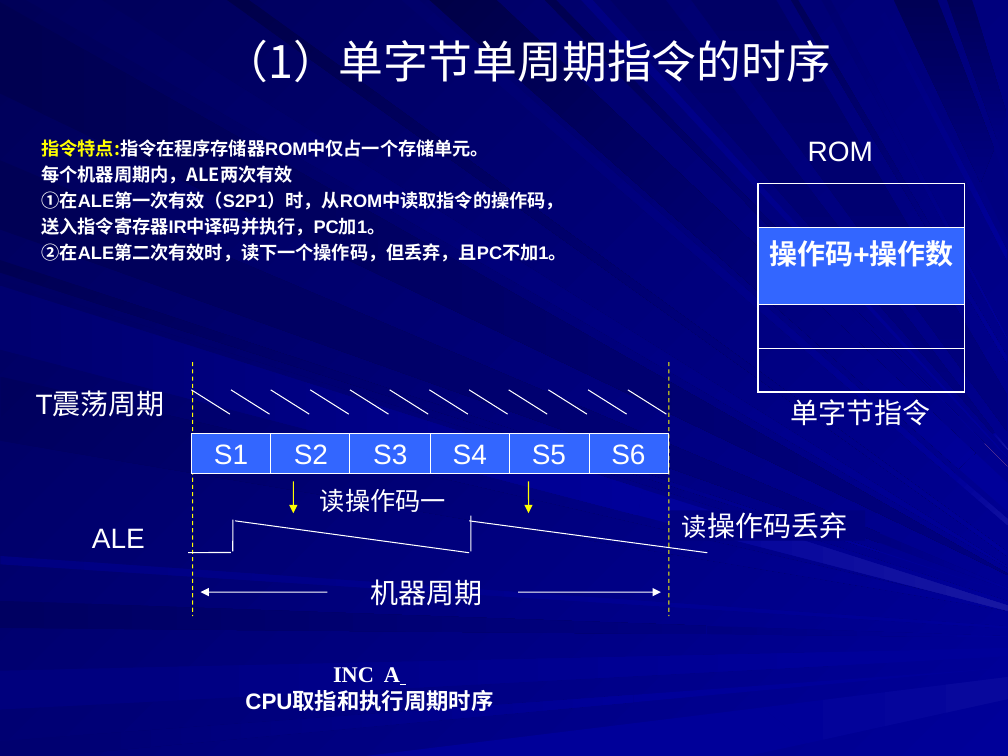
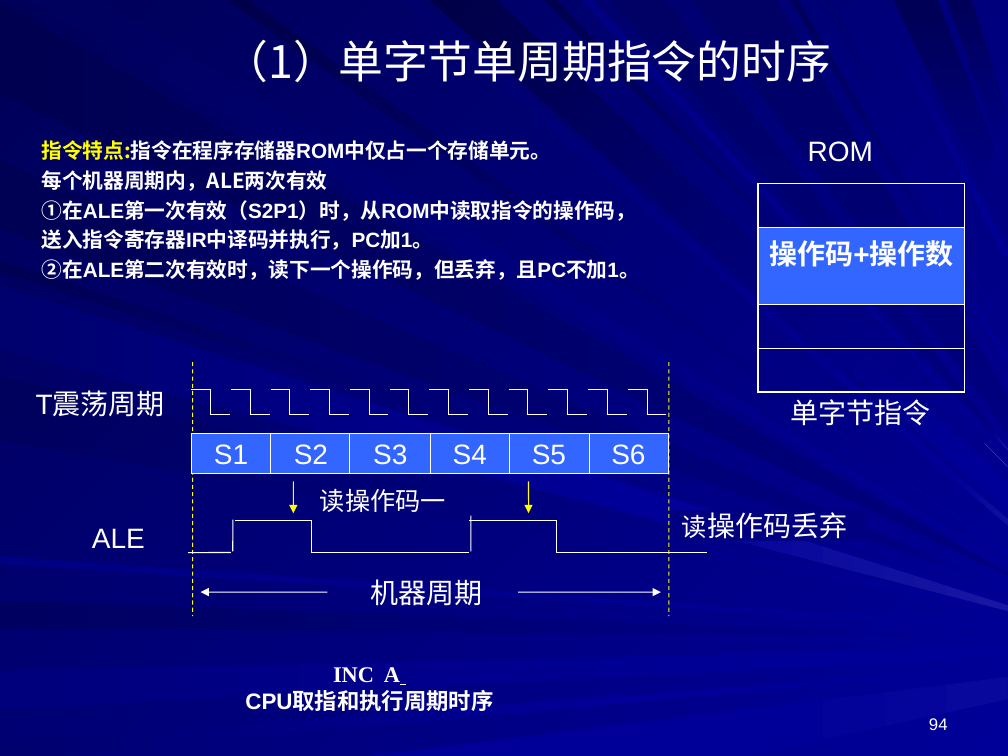
Before and after one commit to rshouc/Microcomputer, a slide deck: slide 94 of PPT/Microcontroller/第2章 51单片机的基本结构.PPT. Drawn at 1008x756 pixels with LibreOffice and Linux fonts; fonts in the diff are those of the drawing. Boxes give left, top, right and bottom in pixels: in the first picture for what was removed or moved away, otherwise in the second. Text is boxed around its words. In the diff, an @@ line names an element or a change of style, - is before the commit and + after.

```diff
--- a/PPT/Microcontroller/第2章 51单片机的基本结构.PPT
+++ b/PPT/Microcontroller/第2章 51单片机的基本结构.PPT
@@ text "指令特点:指令在程序存储器ROM中仅占一个存储单元。" at <box>42,140,640,280</box>: size 12.9 to 14.8 pt @@
@@ line (192, 390) - (230, 414): line to elbow line; route changed @@
@@ line (231, 390) - (269, 414): line to elbow line; route changed @@
@@ line (271, 390) - (309, 414): line to elbow line; route changed @@
@@ line (310, 390) - (349, 414): line to elbow line; route changed @@
@@ line (350, 390) - (388, 414): line to elbow line; route changed @@
@@ line (390, 390) - (428, 414): line to elbow line; route changed @@
@@ line (429, 390) - (468, 414): line to elbow line; route changed @@
@@ line (469, 390) - (508, 414): line to elbow line; route changed @@
@@ line (509, 390) - (547, 414): line to elbow line; route changed @@
@@ line (548, 390) - (587, 414): line to elbow line; route changed @@
@@ line (588, 390) - (627, 414): line to elbow line; route changed @@
@@ line (628, 390) - (666, 414): line to elbow line; route changed @@
@@ line (235, 521) - (469, 552): line to elbow line; route changed @@
@@ line (469, 521) - (708, 552): line to elbow line; route changed @@
@@ page number added at <box>929,718,948,730</box>, 12 pt, text #FFFFFF @@
+94
```
Also in this commit, not shown: 107 other slides changed, 9 other files.
